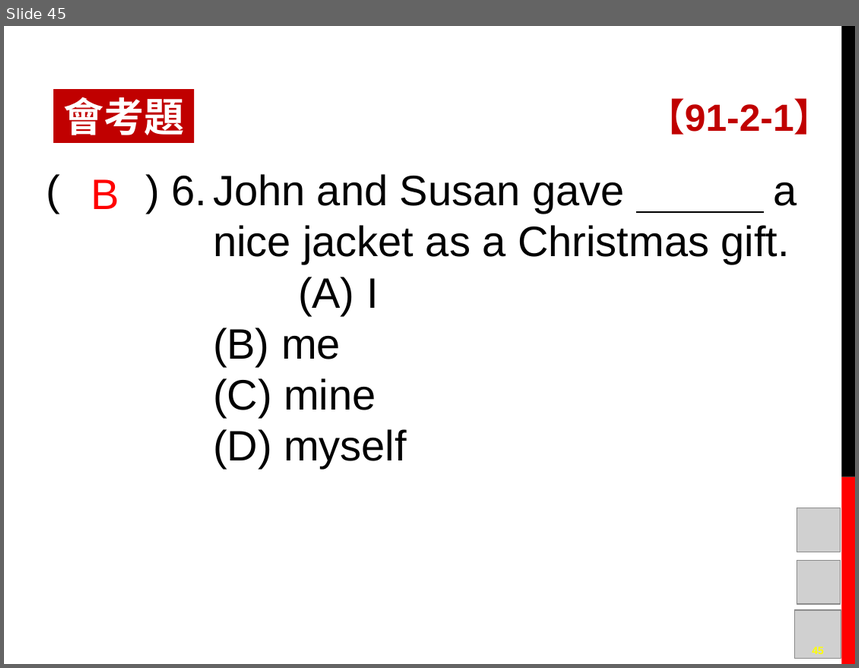
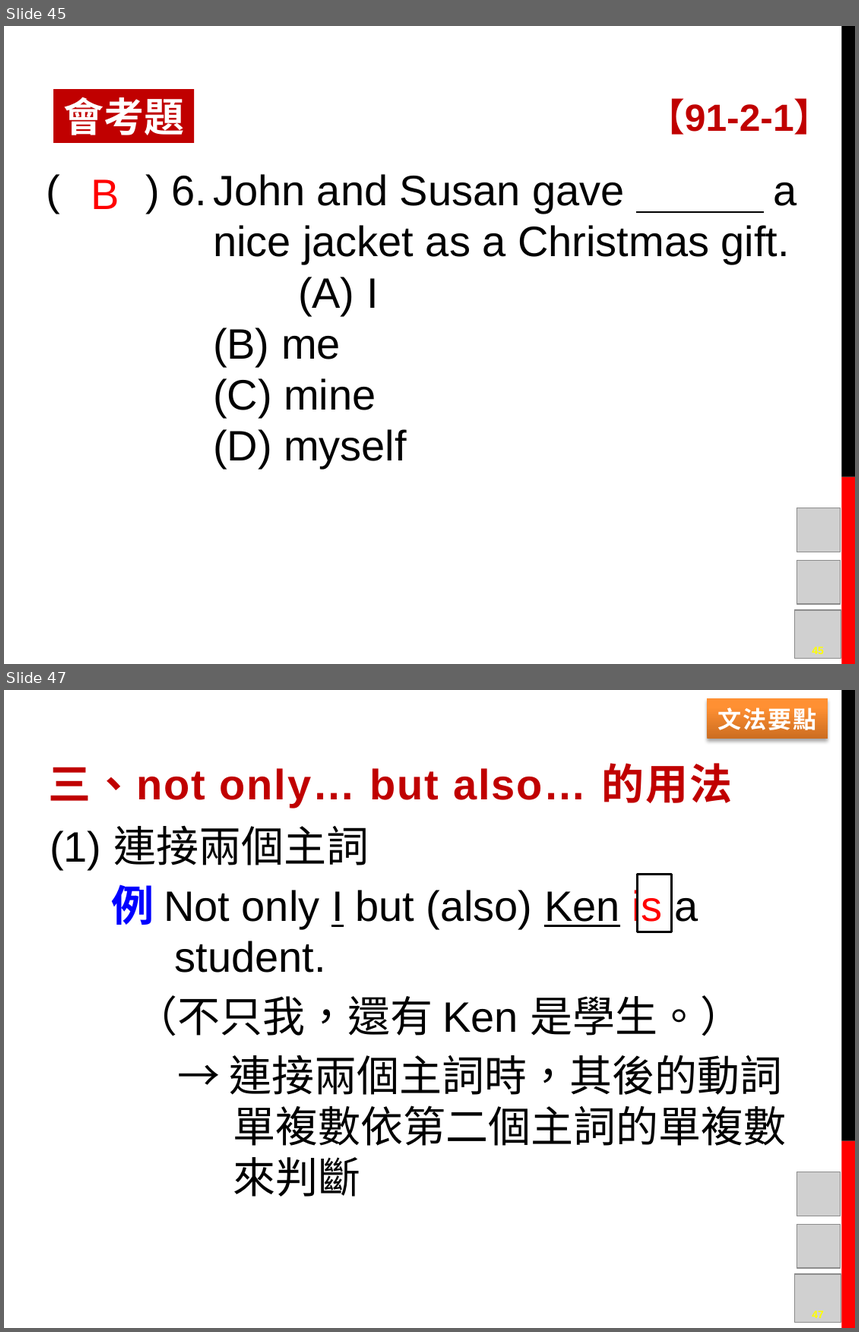
Before and after one commit to mousterchung/backup_data_from_desktop, a slide deck: school/junior_high_school/original_class/英語/八下講義/英語講義L05.pptx. Shown one above the other, each under a label of ours: slide 45 before the commit, slides 45 and 47 after it; the slides between them are not shown. The pictures are 859x668 and 859x1332 pixels, drawn with LibreOffice and Linux fonts; fonts in the diff are those of the drawing; grey boxes stand for pictures; background and template pictures are left out. Boxes give left, top, right and bottom in pixels: in the first picture for what was removed or moved away, otherwise in the second. Text is boxed around its words. In the diff, an @@ line names an element or a change of style, - is before the commit and + after.

```diff
--- a/school/junior_high_school/original_class/英語/八下講義/英語講義L05.pptx
+++ b/school/junior_high_school/original_class/英語/八下講義/英語講義L05.pptx
@@ slide 47 added at <box>4,690,855,1328</box>, background #FFFFFF; not listed: 2 template elements that a slide beside it also shows @@
@@ rectangle added at <box>707,698,828,739</box>, fill gradient #CC6E20 to #FF9034 to #FF9136, 20 pt, text #FFFFFF, bold @@
+文法要點
@@ text added at <box>48,763,733,807</box>, 36 pt, text #C00000, bold @@
+三、not only… but also… 的用法
@@ text added at <box>50,825,787,1197</box>, 36 pt, text #000000 @@
+(1) 連接兩個主詞
+例 Not only I but (also) Ken is a student.
+（不只我，還有 Ken 是學生。）
+→ 連接兩個主詞時，其後的動詞單複數依第二個主詞的單複數來判斷
@@ rectangle added at <box>637,875,671,932</box>, outline #000000 2 pt @@
@@ picture added at <box>797,1173,841,1216</box> @@
@@ picture added at <box>797,1224,840,1268</box> @@
@@ picture added at <box>794,1274,842,1323</box> @@
@@ page number added at <box>812,1311,824,1319</box>, 9 pt, text #FFFF00, bold @@
+47
```
Also in this commit, not shown: 30 other slides added.
